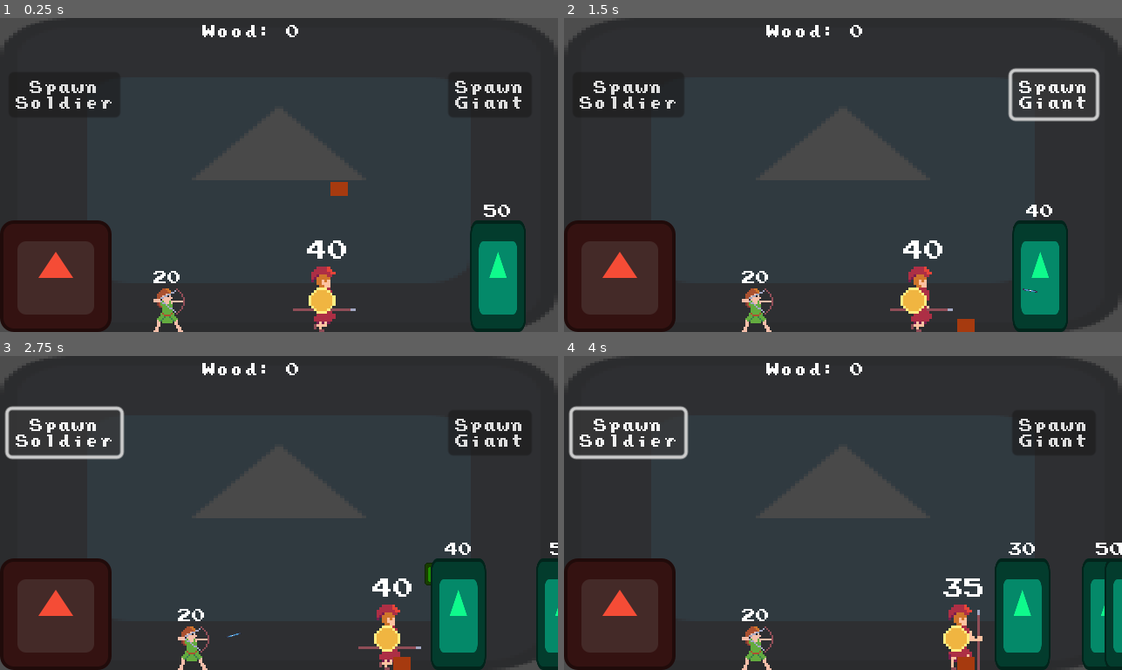
Above: before the commit, frames 1-4 (two rows, left to right).
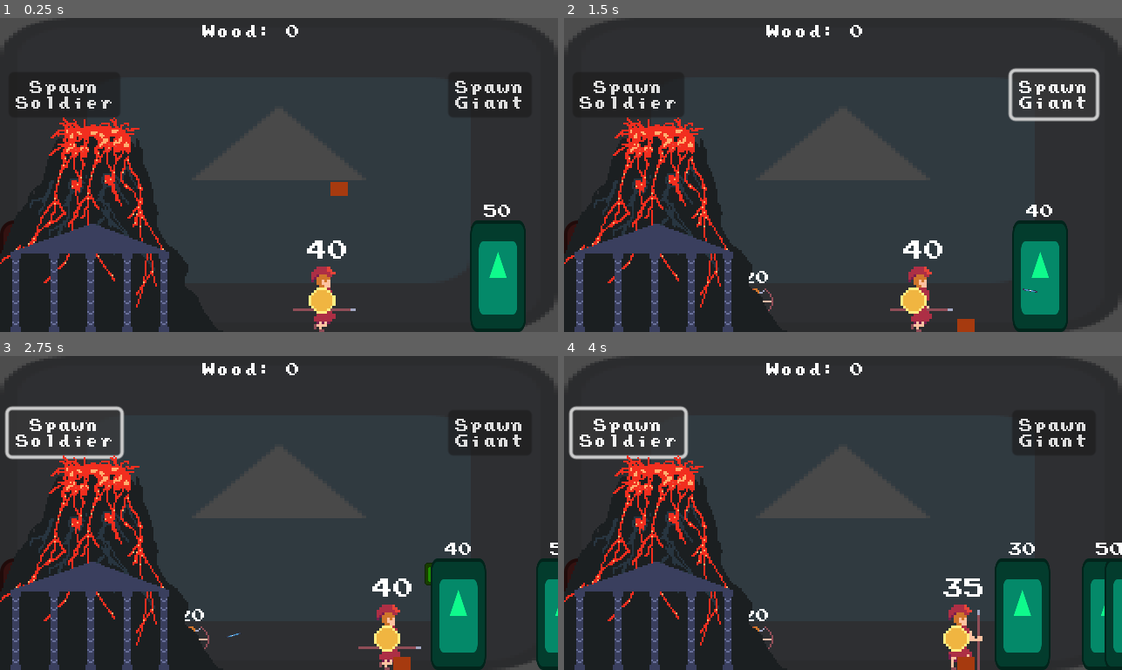
Above: after the commit, the same moments.

Repository: pjz987/Hephaestus
Game: Godot game, scene res://battle.tscn
Same seed, same stepped clock (60 frames per second), same inputs: the game is played once before the commit and once after it. The engine's default icon, where the game draws it, is replaced by a stand-in: a white triangle on a blue panel in a dark square.
Inputs:
- Up to frame 1 (0.25 s): no input
- Up to frame 2 (1.5 s): click "Spawn Soldier" at 0.5 s; click "Spawn Giant" at 1.25 s
- Up to frame 3 (2.75 s): click "Spawn Soldier" at 2 s
- Up to frame 4 (4 s): click "Spawn Giant" at 2.75 s; click "Spawn Soldier" at 3.5 s

The runs differ from the first frame. In frame 1, 13% of the frame differs, in the area x 0-34%, y 31-100%; in frame 2, 13%, in the area x 0-38%, y 31-100%; in frame 3, 13%; in frame 4, 13%.

Commit message:
:volcano:

Diff:
--- a/battle.tscn
+++ b/battle.tscn
@@ -7,6 +7,7 @@
 [ext_resource type="PackedScene" uid="uid://c3xctb61ngcat" path="res://ui.tscn" id="4_ode7y"]
 [ext_resource type="PackedScene" uid="uid://bj3fwj0k6asmk" path="res://wood.tscn" id="6_kyfsu"]
 [ext_resource type="PackedScene" uid="uid://cpp3apj2i7jp7" path="res://archer.tscn" id="7_uu4jg"]
+[ext_resource type="Texture2D" uid="uid://c334c2032xpg4" path="res://volcano.png" id="8_i85ey"]
 
 [sub_resource type="RectangleShape2D" id="RectangleShape2D_w2hoq"]
 size = Vector2(320.5, 34)
@@ -60,6 +61,11 @@
 [node name="archer0" parent="." instance=ExtResource("7_uu4jg")]
 position = Vector2(92, 180)
 
+[node name="Volcano" type="Sprite2D" parent="."]
+z_index = 1
+position = Vector2(64, 116)
+texture = ExtResource("8_i85ey")
+
 [connection signal="button_down" from="UI/SpawnSoldierButton" to="." method="_on_spawn_soldier_button_button_down"]
 [connection signal="button_down" from="UI/SpawnGiantButton" to="." method="_on_spawn_giant_button_button_down"]
 
Not shown: 1 places in battle.tscn that only renumber resources
Binary file added: volcano.png
Not shown, added: volcano.png.import
